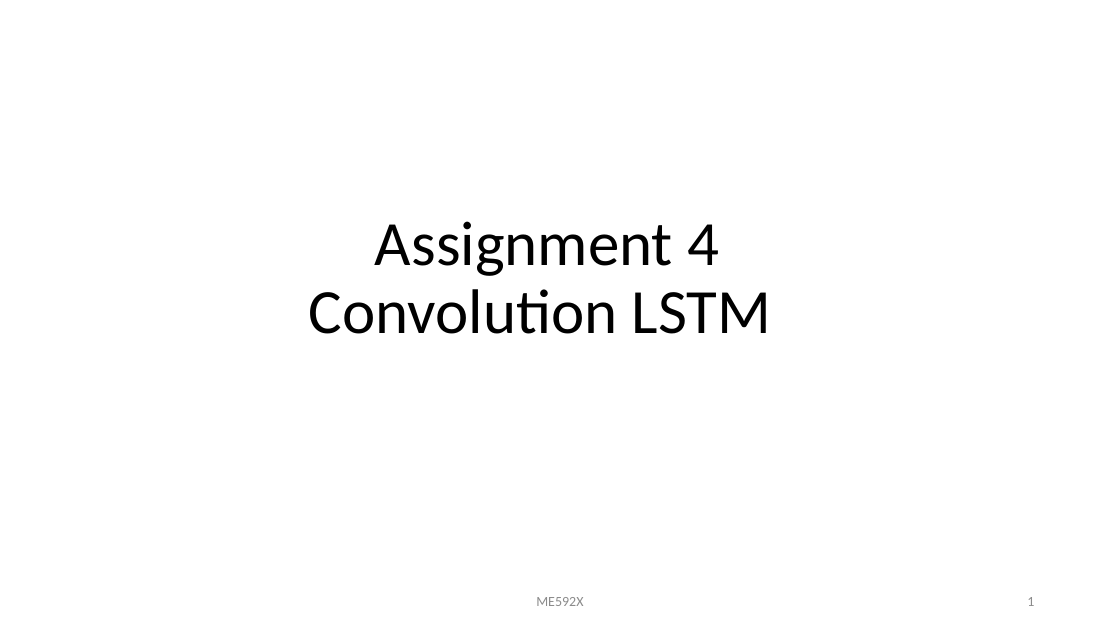
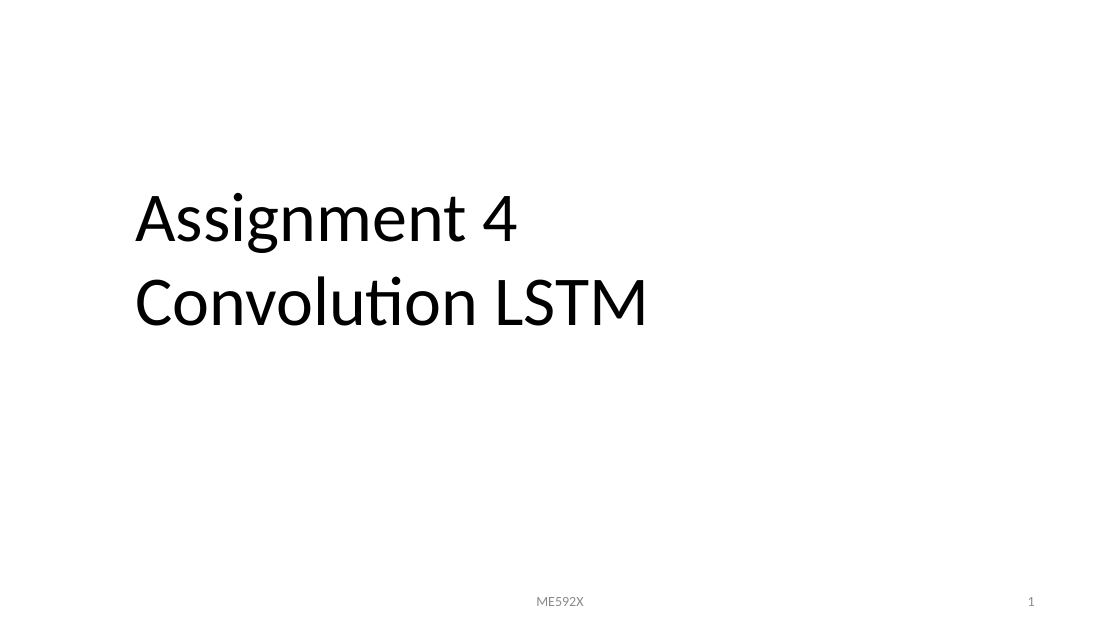
Before and after one commit to shahviraj/fire-lstm, a slide deck: slide 1 of Assignment 4 - Image Group 1.pptx. Drawn at 1120x630 pixels with LibreOffice and Linux fonts; fonts in the diff are those of the drawing. Boxes give left, top, right and bottom in pixels: in the first picture for what was removed or moved away, otherwise in the second. Text is boxed around its words. In the diff, an @@ line names an element or a change of style, - is before the commit and + after.

```diff
--- a/Assignment 4 - Image Group 1.pptx
+++ b/Assignment 4 - Image Group 1.pptx
@@ text "Assignment 4 Convolution LSTM" at (x1=135, y1=193, x2=649, y2=326): size 54 to 60 pt; line spacing 0.9 to 1 @@
```
Also in this commit, not shown: 2 other slides changed.
